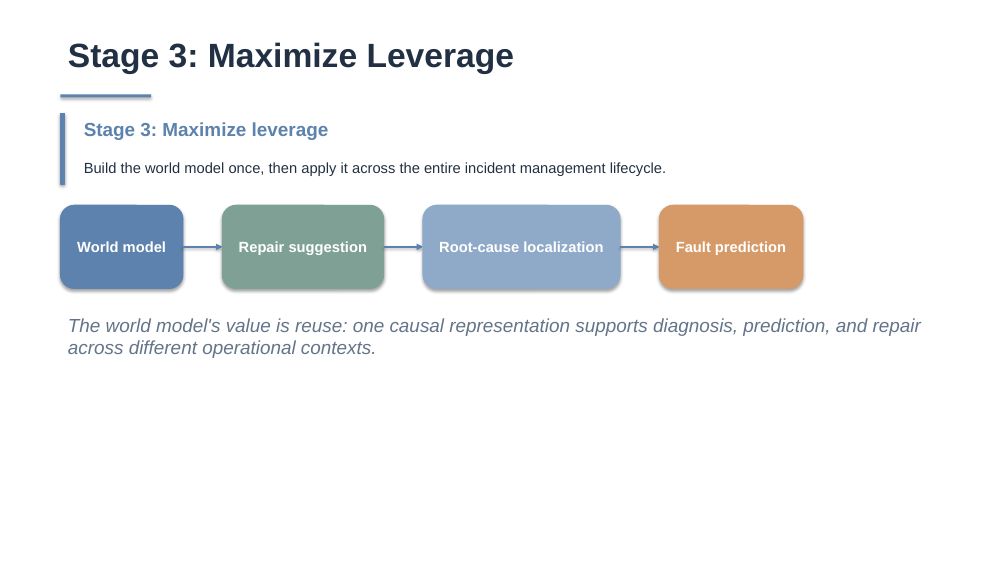
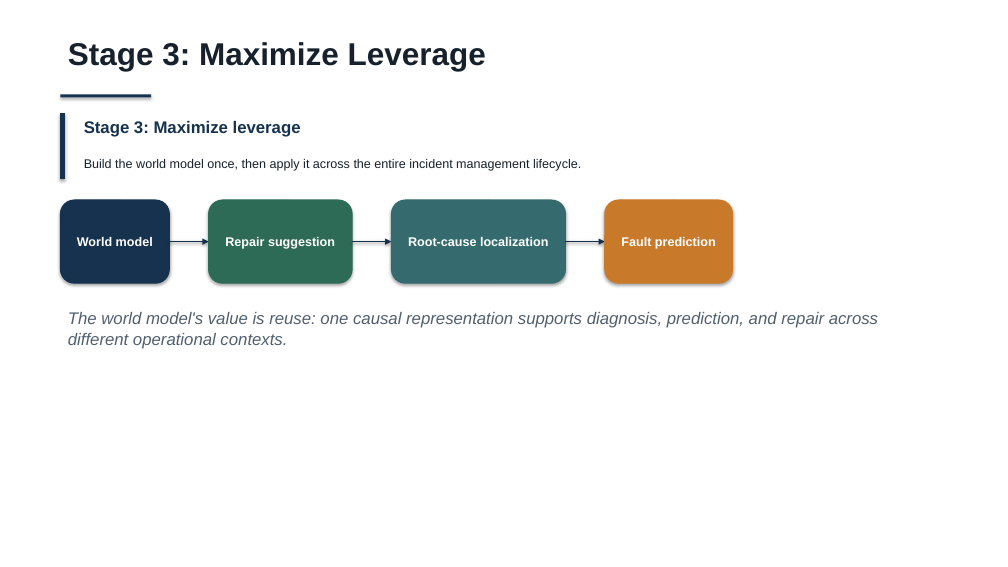
Before and after one commit to Lincyaw/paperops, a slide deck: slide 17 of examples/self-intro/diagnostic_world_model.pptx. Drawn at 1008x567 pixels with LibreOffice and Linux fonts; fonts in the diff are those of the drawing. Boxes give left, top, right and bottom in pixels: in the first picture for what was removed or moved away, otherwise in the second. Text is boxed around its words. In the diff, an @@ line names an element or a change of style, - is before the commit and + after.

```diff
--- a/examples/self-intro/diagnostic_world_model.pptx
+++ b/examples/self-intro/diagnostic_world_model.pptx
@@ text "Stage 3: Maximize Leverage" at (68, 42, 486, 71): size 32 to 30 pt, text colour #223043 to #16212B @@
@@ rectangle at (60, 95, 151, 98): fill #5C82AD to #16324F @@
@@ rectangle: place and size @@
-rectangle at (60, 113, 65, 185)
+rectangle at (60, 113, 65, 179)
@@ rectangle at (60, 113, 65, 179): fill #5C82AD to #16324F; outline #5C82AD 1 pt to #16324F 1 pt @@
@@ text "Stage 3: Maximize leverage" at (84, 121, 301, 137): size 18 to 16 pt, text colour #5C82AD to #16324F @@
@@ text "Build the world model once, ..." at (84, 159, 581, 171): size 14 to 12 pt, text colour #223043 to #16212B @@
@@ rounded rectangle "World model": place and size @@
-rounded rectangle "World model" at (60, 206, 183, 289)
+rounded rectangle "World model" at (60, 200, 169, 284)
@@ rounded rectangle "World model" at (60, 200, 169, 284): size 14 to 12 pt; fill #5C82AD to #16324F; outline #5C82AD 1 pt to #16324F 1 pt @@
@@ rounded rectangle "Repair suggestion": place and size @@
-rounded rectangle "Repair suggestion" at (222, 206, 383, 289)
+rounded rectangle "Repair suggestion" at (209, 200, 352, 284)
@@ rounded rectangle "Repair suggestion" at (209, 200, 352, 284): size 14 to 12 pt; fill #7FA195 to #2E6B57; outline #7FA195 1 pt to #2E6B57 1 pt @@
@@ rounded rectangle "Root-cause localization": place and size @@
-rounded rectangle "Root-cause localization" at (423, 206, 620, 289)
+rounded rectangle "Root-cause localization" at (392, 200, 566, 284)
@@ rounded rectangle "Root-cause localization" at (392, 200, 566, 284): size 14 to 12 pt; fill #8FAAC8 to #356B6F; outline #8FAAC8 1 pt to #356B6F 1 pt @@
@@ rounded rectangle "Fault prediction": place and size @@
-rounded rectangle "Fault prediction" at (659, 206, 803, 289)
+rounded rectangle "Fault prediction" at (605, 200, 733, 284)
@@ rounded rectangle "Fault prediction" at (605, 200, 733, 284): size 14 to 12 pt; fill #D69A68 to #C8792A; outline #D69A68 1 pt to #C8792A 1 pt @@
@@ arrow moved from (183, 247) - (222, 247) to (169, 242) - (209, 242) @@
@@ arrow (169, 242) - (209, 242): stroke #5C82AD 1.5 pt to #16324F 1.5 pt @@
@@ arrow moved from (384, 247) - (423, 247) to (352, 242) - (392, 242) @@
@@ arrow (352, 242) - (392, 242): stroke #5C82AD 1.5 pt to #16324F 1.5 pt @@
@@ arrow moved from (620, 247) - (659, 247) to (566, 242) - (605, 242) @@
@@ arrow (566, 242) - (605, 242): stroke #5C82AD 1.5 pt to #16324F 1.5 pt @@
@@ text "The world model's value is ..." at (68, 312, 878, 349): size 18 to 16 pt, text colour #647489 to #51606F @@
```
Also in this commit, not shown: 17 other slides changed, 27 other files.
